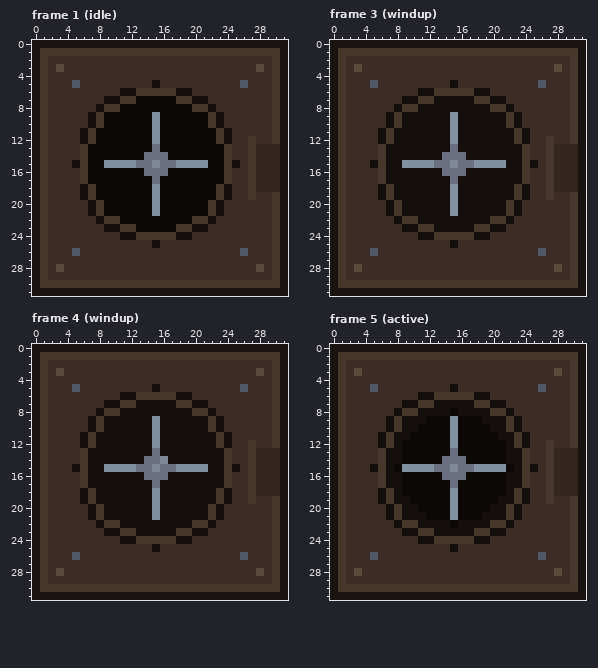
Edited in one commit: pixel-art file (buildings/drill/sprites/main.aseprite). The picture above is the old version.
32x32 pixels, 10 frames. Colours within 5 levels of each other are drawn and written as one. Shown: frame 1 (idle), frame 3 (windup), frame 4 (windup), frame 5 (active). The commit also changed other frames, which this record leaves out.
The result:
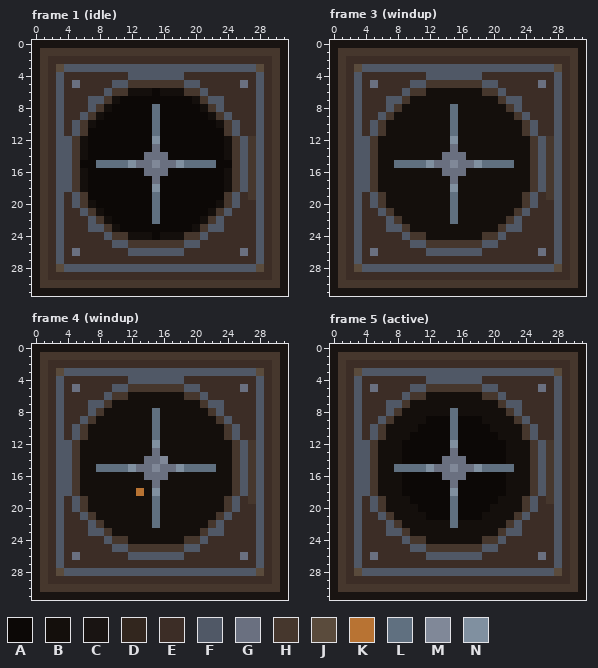
Palette (. is transparent): A #0c0806  B #140f0c  C #191412  D #32261e  E #3c2d26  F #505866  G #6a7080  H #46372d  J #5a4b3c  K #b87333  L #607080  M #808898  N #8090a0
Change:
Frame 1 (idle), layer "top":
y 3: x 4..27 EEEEEEEEEEEEEEEEEEEEEEEE -> FFFFFFFFFFFFFFFFFFFFFFFF
y 4: x 3 E -> F; x 12..18 EEEEEEE -> FFFFFFF; x 28 E -> F
y 5: x 3 E -> F; x 5 F -> G; x 10..20 EEEEEBEEEEE -> FFHHHHHHHFF; x 26 F -> G; x 28 E -> F
y 6: x 3 E -> F; x 9..11 EEB -> FHH; x 13..17 HHHHH -> BBABB; x 19..21 BEE -> HHF; x 28 E -> F
y 7: x 3 E -> F; x 7..9 EEB -> FFH; x 11..12 HH -> AA; x 18..19 HH -> AA; x 21..23 BEE -> HFF; x 28 E -> F
y 8: x 3 E -> F; x 7..10 EBHH -> FHBA; x 15 A -> L; x 20..23 HHBE -> ABHF; x 28 E -> F
y 9: x 3 E -> F; x 6..8 EBH -> FHB; x 15 N -> L; x 22..24 HBE -> BHF; x 28 E -> F
y 10: x 3 E -> F; x 5..6 EE -> FH; x 8 H -> A; x 15 N -> L; x 22 H -> A; x 24..25 EE -> HF; x 28 E -> F
y 11: x 3 E -> F; x 5..7 EBH -> FHA; x 15 N -> L; x 23..25 HBE -> AHF; x 28 E -> F
y 12: x 3..5 EEE -> FFH; x 7 H -> A; x 23 H -> A; x 25..26 EE -> HF; x 28 E -> F
y 13..14: x 3..6 EEEH -> FFHB; x 24..26 HEE -> BHF; x 28..30 DDD -> FEH
y 15: x 3..6 EEBH -> FFHA; x 8..11 ANNN -> LLLL; x 19..22 NNNA -> LLLL; x 24..26 HBE -> AHF; x 28..30 DDD -> FEH
y 16..17: x 3..6 EEEH -> FFHB; x 24..26 HEE -> BHF; x 28..30 DDD -> FEH
y 18: x 3..5 EEE -> FFH; x 7 H -> A; x 23 H -> A; x 25..26 EE -> HF; x 28..30 DDD -> FEH
y 19: x 3 E -> F; x 5..7 EBH -> FHA; x 15 N -> L; x 23..25 HBE -> AHF; x 28 E -> F
y 20: x 3 E -> F; x 5..6 EE -> FH; x 8 H -> A; x 15 N -> L; x 22 H -> A; x 24..25 EE -> HF; x 28 E -> F
y 21: x 3 E -> F; x 6..8 EBH -> FHB; x 15 N -> L; x 22..24 HBE -> BHF; x 28 E -> F
y 22: x 3 E -> F; x 7..10 EBHH -> FHBA; x 15 A -> L; x 20..23 HHBE -> ABHF; x 28 E -> F
y 23: x 3 E -> F; x 7..9 EEB -> FFH; x 11..12 HH -> AA; x 18..19 HH -> AA; x 21..23 BEE -> HFF; x 28 E -> F
y 24: x 3 E -> F; x 9..11 EEB -> FHH; x 13..17 HHHHH -> BBABB; x 19..21 BEE -> HHF; x 28 E -> F
y 25: x 3 E -> F; x 10..20 EEEEEBEEEEE -> FFHHHHHHHFF; x 28 E -> F
y 26: x 3 E -> F; x 5 F -> G; x 12..18 EEEEEEE -> FFFFFFF; x 26 F -> G; x 28 E -> F
y 27: x 3 E -> F; x 28 E -> F
y 28: x 4..27 EEEEEEEEEEEEEEEEEEEEEEEE -> FFFFFFFFFFFFFFFFFFFFFFFF
Frame 3 (windup), layer "top":
y 3: x 4..27 EEEEEEEEEEEEEEEEEEEEEEEE -> FFFFFFFFFFFFFFFFFFFFFFFF
y 4: x 3 E -> F; x 12..18 EEEEEEE -> FFFFFFF; x 28 E -> F
y 5: x 3 E -> F; x 5 F -> G; x 10..20 EEEEEBEEEEE -> FFHHHHHHHFF; x 26 F -> G; x 28 E -> F
y 6: x 3 E -> F; x 9..11 EEB -> FHH; x 13..17 HHHHH -> BBBBB; x 19..21 BEE -> HHF; x 28 E -> F
y 7: x 3 E -> F; x 7..9 EEB -> FFH; x 11..12 HH -> BB; x 18..19 HH -> BB; x 21..23 BEE -> HFF; x 28 E -> F
y 8: x 3 E -> F; x 7..10 EBHH -> FHBB; x 15 B -> L; x 20..23 HHBE -> BBHF; x 28 E -> F
y 9: x 3 E -> F; x 6..8 EBH -> FHB; x 15 N -> L; x 22..24 HBE -> BHF; x 28 E -> F
y 10: x 3 E -> F; x 5..6 EE -> FH; x 8 H -> B; x 15 N -> L; x 22 H -> B; x 24..25 EE -> HF; x 28 E -> F
y 11: x 3 E -> F; x 5..7 EBH -> FHB; x 15 N -> L; x 23..25 HBE -> BHF; x 28 E -> F
y 12: x 3..5 EEE -> FFH; x 7 H -> B; x 23 H -> B; x 25..26 EE -> HF; x 28 E -> F
y 13..14: x 3..6 EEEH -> FFHB; x 24..26 HEE -> BHF; x 28..30 DDD -> FEH
y 15: x 3..6 EEBH -> FFHB; x 8..11 BNNN -> LLLL; x 19..22 NNNB -> LLLL; x 24..26 HBE -> BHF; x 28..30 DDD -> FEH
y 16..17: x 3..6 EEEH -> FFHB; x 24..26 HEE -> BHF; x 28..30 DDD -> FEH
y 18: x 3..5 EEE -> FFH; x 7 H -> B; x 23 H -> B; x 25..26 EE -> HF; x 28..30 DDD -> FEH
y 19: x 3 E -> F; x 5..7 EBH -> FHB; x 15 N -> L; x 23..25 HBE -> BHF; x 28 E -> F
y 20: x 3 E -> F; x 5..6 EE -> FH; x 8 H -> B; x 15 N -> L; x 22 H -> B; x 24..25 EE -> HF; x 28 E -> F
y 21: x 3 E -> F; x 6..8 EBH -> FHB; x 15 N -> L; x 22..24 HBE -> BHF; x 28 E -> F
y 22: x 3 E -> F; x 7..10 EBHH -> FHBB; x 15 B -> L; x 20..23 HHBE -> BBHF; x 28 E -> F
y 23: x 3 E -> F; x 7..9 EEB -> FFH; x 11..12 HH -> BB; x 18..19 HH -> BB; x 21..23 BEE -> HFF; x 28 E -> F
y 24: x 3 E -> F; x 9..11 EEB -> FHH; x 13..17 HHHHH -> BBBBB; x 19..21 BEE -> HHF; x 28 E -> F
y 25: x 3 E -> F; x 10..20 EEEEEBEEEEE -> FFHHHHHHHFF; x 28 E -> F
y 26: x 3 E -> F; x 5 F -> G; x 12..18 EEEEEEE -> FFFFFFF; x 26 F -> G; x 28 E -> F
y 27: x 3 E -> F; x 28 E -> F
y 28: x 4..27 EEEEEEEEEEEEEEEEEEEEEEEE -> FFFFFFFFFFFFFFFFFFFFFFFF
Frame 4 (windup), layers "top", "base":
y 3: x 4..27 EEEEEEEEEEEEEEEEEEEEEEEE -> FFFFFFFFFFFFFFFFFFFFFFFF
y 4: x 3 E -> F; x 12..18 EEEEEEE -> FFFFFFF; x 28 E -> F
y 5: x 3 E -> F; x 5 F -> G; x 10..20 EEEEEBEEEEE -> FFHHHHHHHFF; x 26 F -> G; x 28 E -> F
y 6: x 3 E -> F; x 9..11 EEB -> FHH; x 13..17 HHHHH -> BBBBB; x 19..21 BEE -> HHF; x 28 E -> F
y 7: x 3 E -> F; x 7..9 EEB -> FFH; x 11..12 HH -> BB; x 18..19 HH -> BB; x 21..23 BEE -> HFF; x 28 E -> F
y 8: x 3 E -> F; x 7..10 EBHH -> FHBB; x 15 B -> L; x 20..23 HHBE -> BBHF; x 28 E -> F
y 9: x 3 E -> F; x 6..8 EBH -> FHB; x 15 N -> L; x 22..24 HBE -> BHF; x 28 E -> F
y 10: x 3 E -> F; x 5..6 EE -> FH; x 8 H -> B; x 15 N -> L; x 22 H -> B; x 24..25 EE -> HF; x 28 E -> F
y 11: x 3 E -> F; x 5..7 EBH -> FHB; x 15 N -> L; x 23..25 HBE -> BHF; x 28 E -> F
y 12: x 3..5 EEE -> FFH; x 7 H -> B; x 23 H -> B; x 25..26 EE -> HF; x 28 E -> F
y 13..14: x 3..6 EEEH -> FFHB; x 24..26 HEE -> BHF; x 28..30 DDD -> FEH
y 15: x 3..6 EEBH -> FFHB; x 8..11 BNNN -> LLLL; x 19..22 NNNB -> LLLL; x 24..26 HBE -> BHF; x 28..30 DDD -> FEH
y 16..17: x 3..6 EEEH -> FFHB; x 24..26 HEE -> BHF; x 28..30 DDD -> FEH
y 18: x 3..5 EEE -> FFH; x 7 H -> B; x 13 B -> K; x 23 H -> B; x 25..26 EE -> HF; x 28..30 DDD -> FEH
y 19: x 3 E -> F; x 5..7 EBH -> FHB; x 15 N -> L; x 23..25 HBE -> BHF; x 28 E -> F
y 20: x 3 E -> F; x 5..6 EE -> FH; x 8 H -> B; x 15 N -> L; x 22 H -> B; x 24..25 EE -> HF; x 28 E -> F
y 21: x 3 E -> F; x 6..8 EBH -> FHB; x 15 N -> L; x 22..24 HBE -> BHF; x 28 E -> F
y 22: x 3 E -> F; x 7..10 EBHH -> FHBB; x 15 B -> L; x 20..23 HHBE -> BBHF; x 28 E -> F
y 23: x 3 E -> F; x 7..9 EEB -> FFH; x 11..12 HH -> BB; x 18..19 HH -> BB; x 21..23 BEE -> HFF; x 28 E -> F
y 24: x 3 E -> F; x 9..11 EEB -> FHH; x 13..17 HHHHH -> BBBBB; x 19..21 BEE -> HHF; x 28 E -> F
y 25: x 3 E -> F; x 10..20 EEEEEBEEEEE -> FFHHHHHHHFF; x 28 E -> F
y 26: x 3 E -> F; x 5 F -> G; x 12..18 EEEEEEE -> FFFFFFF; x 26 F -> G; x 28 E -> F
y 27: x 3 E -> F; x 28 E -> F
y 28: x 4..27 EEEEEEEEEEEEEEEEEEEEEEEE -> FFFFFFFFFFFFFFFFFFFFFFFF
Frame 5 (active), layer "top":
y 3: x 4..27 EEEEEEEEEEEEEEEEEEEEEEEE -> FFFFFFFFFFFFFFFFFFFFFFFF
y 4: x 3 E -> F; x 12..18 EEEEEEE -> FFFFFFF; x 28 E -> F
y 5: x 3 E -> F; x 5 F -> G; x 10..20 EEEEEBEEEEE -> FFHHHHHHHFF; x 26 F -> G; x 28 E -> F
y 6: x 3 E -> F; x 9..11 EEB -> FHH; x 13..17 HHHHH -> BBBBB; x 19..21 BEE -> HHF; x 28 E -> F
y 7: x 3 E -> F; x 7..9 EEB -> FFH; x 11..12 HH -> BB; x 18..19 HH -> BB; x 21..23 BEE -> HFF; x 28 E -> F
y 8: x 3 E -> F; x 7..10 EBHH -> FHBB; x 15 A -> L; x 20..23 HHBE -> BBHF; x 28 E -> F
y 9: x 3 E -> F; x 6..8 EBH -> FHB; x 15 N -> L; x 22..24 HBE -> BHF; x 28 E -> F
y 10: x 3 E -> F; x 5..6 EE -> FH; x 8 H -> B; x 15 N -> L; x 22 H -> B; x 24..25 EE -> HF; x 28 E -> F
y 11: x 3 E -> F; x 5..7 EBH -> FHB; x 15 N -> L; x 23..25 HBE -> BHF; x 28 E -> F
y 12: x 3..5 EEE -> FFH; x 7 H -> B; x 23 H -> B; x 25..26 EE -> HF; x 28 E -> F
y 13..14: x 3..6 EEEH -> FFHB; x 24..26 HEE -> BHF; x 28..30 DDD -> FEH
y 15: x 3..6 EEBH -> FFHB; x 8..11 ANNN -> LLLL; x 19..22 NNNA -> LLLL; x 24..26 HBE -> BHF; x 28..30 DDD -> FEH
y 16..17: x 3..6 EEEH -> FFHB; x 24..26 HEE -> BHF; x 28..30 DDD -> FEH
y 18: x 3..5 EEE -> FFH; x 7 H -> B; x 23 H -> B; x 25..26 EE -> HF; x 28..30 DDD -> FEH
y 19: x 3 E -> F; x 5..7 EBH -> FHB; x 15 N -> L; x 23..25 HBE -> BHF; x 28 E -> F
y 20: x 3 E -> F; x 5..6 EE -> FH; x 8 H -> B; x 15 N -> L; x 22 H -> B; x 24..25 EE -> HF; x 28 E -> F
y 21: x 3 E -> F; x 6..8 EBH -> FHB; x 15 N -> L; x 22..24 HBE -> BHF; x 28 E -> F
y 22: x 3 E -> F; x 7..10 EBHH -> FHBB; x 15 A -> L; x 20..23 HHBE -> BBHF; x 28 E -> F
y 23: x 3 E -> F; x 7..9 EEB -> FFH; x 11..12 HH -> BB; x 18..19 HH -> BB; x 21..23 BEE -> HFF; x 28 E -> F
y 24: x 3 E -> F; x 9..11 EEB -> FHH; x 13..17 HHHHH -> BBBBB; x 19..21 BEE -> HHF; x 28 E -> F
y 25: x 3 E -> F; x 10..20 EEEEEBEEEEE -> FFHHHHHHHFF; x 28 E -> F
y 26: x 3 E -> F; x 5 F -> G; x 12..18 EEEEEEE -> FFFFFFF; x 26 F -> G; x 28 E -> F
y 27: x 3 E -> F; x 28 E -> F
y 28: x 4..27 EEEEEEEEEEEEEEEEEEEEEEEE -> FFFFFFFFFFFFFFFFFFFFFFFF
Boxes around the changes in both pictures, in picture pixels (x1, y1, x2, y2):
changed: (56, 64, 280, 272)
changed: (354, 64, 578, 272)
changed: (56, 368, 280, 576)
changed: (354, 368, 578, 576)
